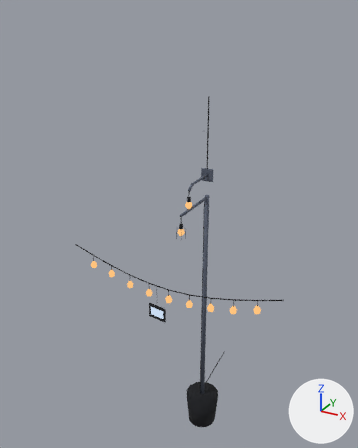
The glTF model packages/app/public/city/room-detail-targ-props.glb: old version first, new version second.
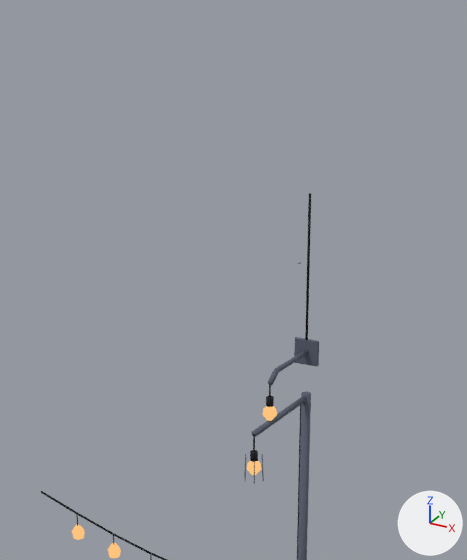
There are two pictures of each version: one whole from a 50 mm camera at (1.85, -3.91, 4.3) aimed at (-0.36, 0.12, 2.29), one close up on the part from 15% to 80% of the width and 0% to 62% of the height. Arrows for +X, +Y and +Z are at lower right; the lights stay in place. The last two pictures show the newer version. Vertices at exactly the same position are counted once.

Names of what the first close-up shows: 'rd-targ-bulb-pole', 'rd-targ-bulb-wall', 'rd-targ-festoon'.
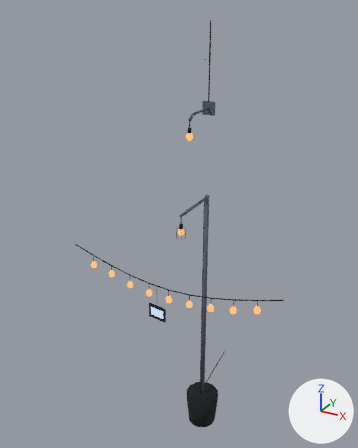
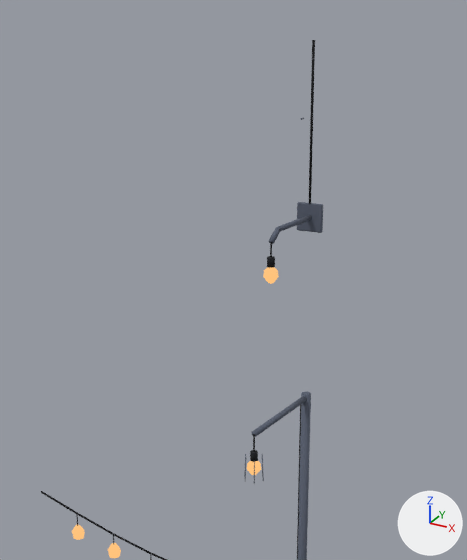
The change, as a diff of the scene's bpy script:
```diff
--- a/packages/app/public/city/room-detail-targ-props.glb.py
+++ b/packages/app/public/city/room-detail-targ-props.glb.py
@@ me_rd_targ_bulb_wall @@
 # used by ob_rd_targ_bulb_wall; location = (0.0, 0.0, 0.0)
-me_rd_targ_bulb_wall.from_pydata(...)  # 130 vertices, 228 faces; spans x -0.06..0.06, y -0.392..0.0, z 2.69..3.6
+me_rd_targ_bulb_wall.from_pydata(...)  # 130 vertices, 228 faces; spans x -0.06..0.06, y -0.392..0.0, z 3.29..4.2
+# me_rd_targ_bulb_wall part 1: the loose piece of 24 vertices spanning x -0.06..0.06, y -0.012..0.0, z 2.84..2.96 is moved by (0.0, 0.0, 0.6)
+# me_rd_targ_bulb_wall part 2: the loose piece of 12 vertices spanning x -0.01..0.01, y -0.3..-0.01, z 2.888..2.912 is moved by (0.0, 0.0, 0.6)
+# me_rd_targ_bulb_wall part 3: the loose piece of 8 vertices spanning x -0.004..0.004, y -0.364..-0.356, z 2.8..2.86 is moved by (0.0, 0.0, 0.6)
+# me_rd_targ_bulb_wall part 4: the loose piece of 8 vertices spanning x -0.006..0.006, y -0.016..-0.004, z 2.96..3.6 is moved by (0.0, 0.0, 0.6)
+# me_rd_targ_bulb_wall part 5: the loose piece of 16 vertices spanning x -0.015..0.015, y -0.375..-0.345, z 2.76..2.8 is moved by (0.0, 0.0, 0.6)
+# me_rd_targ_bulb_wall part 6: the loose piece of 42 vertices spanning x -0.03..0.03, y -0.392..-0.328, z 2.69..2.762 is moved by (0.0, 0.0, 0.6)
+# me_rd_targ_bulb_wall part 7: the loose piece of 12 vertices spanning x -0.01..0.01, y -0.367..-0.293, z 2.85..2.91 is deleted
+# me_rd_targ_bulb_wall part 8
+# 6 vertices are added at (0.01, -0.363, 3.465), (0.01, -0.357, 3.455), (-0.01, -0.357, 3.455), (0.0, -0.353, 3.45), (-0.01, -0.363, 3.465), (0.0, -0.367, 3.47)
+# 6 new vertices lie (0.0, 0.06, 0.04) away from vertices in x -0.01..0.01, y -0.367..-0.353, z 3.45..3.47
+# 20 new faces join them
+# other edits to the shape of me_rd_targ_bulb_wall do not show in these pictures
 me_rd_targ_bulb_wall.materials.append(mat_city_palette)
```

What differs and where, as boxes [x1, y1, x2, y2] in the close-ups (467 x 560 px; the box of a moved part takes in the faces that stretch with it):
'rd-targ-bulb-wall', reshaped (7% taller)
    before: [262, 193, 319, 421]
    after: [263, 40, 323, 284]
part 1 of me_rd_targ_bulb_wall, moved or reshaped
    before: [294, 337, 319, 366]
    after: [297, 202, 323, 233]
part 2 of me_rd_targ_bulb_wall, moved or reshaped
    before: [275, 350, 308, 372]
    after: [276, 215, 311, 231]
part 3 of me_rd_targ_bulb_wall, moved or reshaped
    before: [269, 384, 271, 397]
    after: [270, 242, 272, 257]
part 4 of me_rd_targ_bulb_wall, moved or reshaped
    before: [305, 193, 311, 340]
    after: [309, 40, 315, 203]
part 5 of me_rd_targ_bulb_wall, moved or reshaped
    before: [266, 396, 274, 407]
    after: [267, 256, 275, 268]
part 6 of me_rd_targ_bulb_wall, moved or reshaped
    before: [262, 406, 277, 421]
    after: [263, 267, 279, 284]
part 7 of me_rd_targ_bulb_wall, deleted
    before: [267, 369, 279, 385]
part 8 of me_rd_targ_bulb_wall, added
    after: [269, 227, 280, 244]
